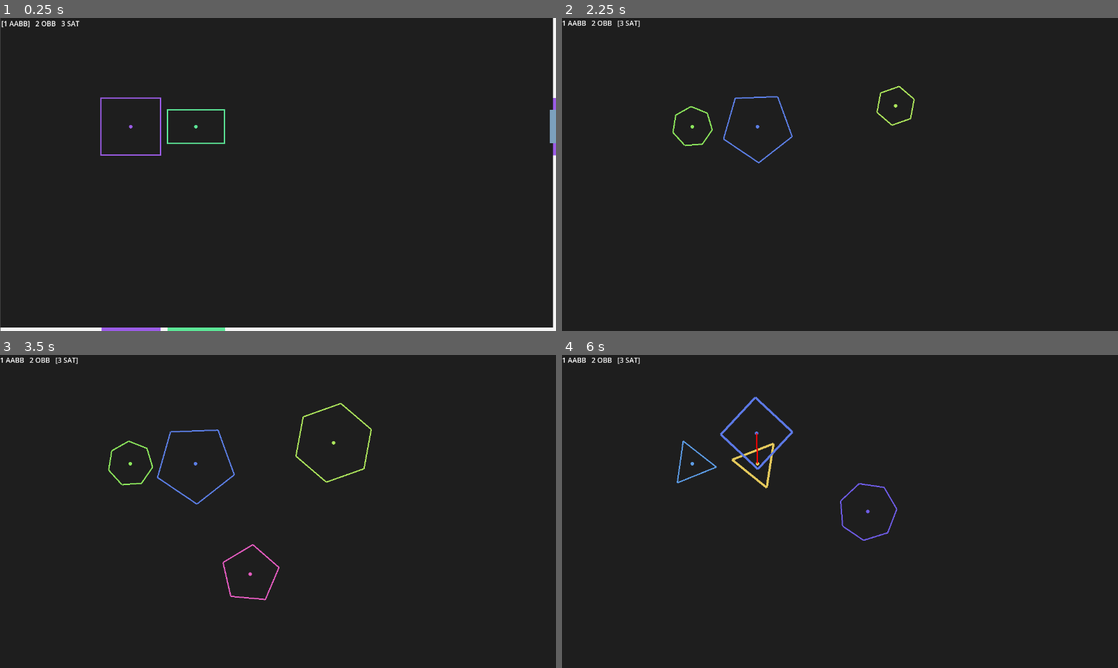
Above: before the commit, frames 1-4 (two rows, left to right).
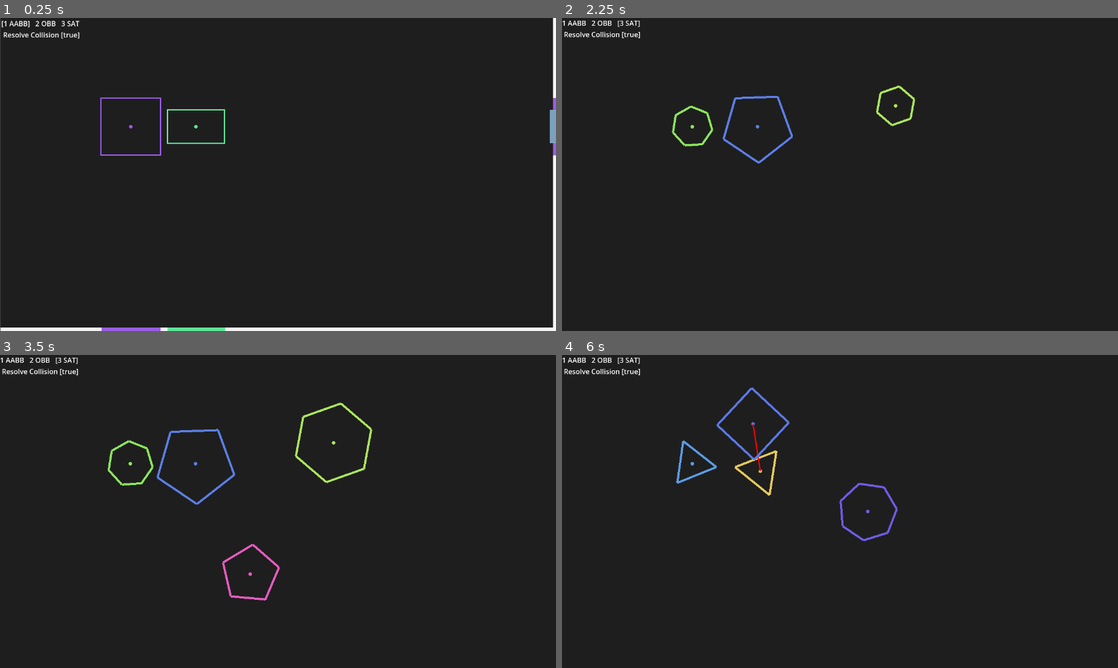
Above: after the commit, the same moments.

Repository: pieandcoffe/physicsim
Game: Godot game, scene res://scn/aabb.tscn
The game is run twice, just before and just after one commit, with the same random seed, the same clock (stepped at 60 frames per second) and the same inputs.
Inputs (mouse positions are in pixels of both pictures, inside the frame that each line leads up to):
- Up to frame 1 (0.25 s): no input
- Up to frame 2 (2.25 s): tap Enter at 0.5 s; move the mouse to (962, 158) at 0.52 s; tap 1 at 0.6 s; click (962, 158) at 0.67 s; tap Space at 0.77, 1.07, 2 s; tap 2 at 0.8 s; drag from (728, 190) to (812, 237) at 1.27 s; move the mouse to (895, 105) at 2.02 s; hold Space from 2.03 s (still down); tap 3 at 2.1 s; click (895, 105) at 2.17 s
- Up to frame 3 (3.5 s): release Space at 2.75 s; drag from (250, 574) to (111, 464) at 2.77 s
- Up to frame 4 (6 s): tap Enter at 3.5 s; move the mouse to (1006, 558) at 3.52 s; tap 1 at 3.6 s; click (1006, 558) at 3.67 s; tap Space at 3.77, 4.07, 5 s; tap 2 at 3.8 s; drag from (673, 464) to (756, 433) at 4.27 s; move the mouse to (867, 511) at 5.02 s; hold Space 5.03-5.75 s; tap 3 at 5.1 s; click (867, 511) at 5.17 s; drag from (756, 433) to (728, 527) at 5.77 s

The runs differ from the first frame. In frame 1, 0.1% of the frame differs, in the area x 0-15%, y 4-7%; in frame 2, 0.5%; in frame 3, 0.8%; in frame 4, 1.4%, in the area x 0-61%, y 4-60%.

Commit message:
feat: collision resolution

Diff:
--- a/src/aabb_detection.gd
+++ b/src/aabb_detection.gd
@@ -4,35 +4,23 @@
 
 func _on_ready_custom() -> void:
 	var a = AABBShape.new(Vector2(300, 250))
-	a.init()
+	a.spawn()
 	add_child(a)
 
 	var b = AABBShape.new(Vector2(450, 250))
-	b.init()
+	b.spawn()
 	add_child(b)
 
 	collision_shapes.append(a)
 	collision_shapes.append(b)
 
-func aabb_overlap(a: AABBShape, b: AABBShape) -> bool:
-	if a.get_max().x < b.get_min().x: return false
-	if b.get_max().x < a.get_min().x: return false
-	if a.get_max().y < b.get_min().y: return false
-	if b.get_max().y < a.get_min().y: return false
-	return true
-
 func _spawn_collision_shape(p_position: Vector2) -> CollisionShape:
 	var s = AABBShape.new(p_position)
-	s.init()
+	s.spawn()
 	return s
 
-func _shapes_collide(a: CollisionShape, b: CollisionShape) -> bool:
-	if a is AABBShape and b is AABBShape:
-		return aabb_overlap(a, b)
-	return false
-
 func _update_label() -> void:
-	label.text = "[1 AABB]   2 OBB   3 SAT"
+	label.text = "[1 AABB]   2 OBB   3 SAT\n Resolve Collision [%s]" % resolve_collisions_enabled
 
 func _draw() -> void:
 	var axis_col = Color.WHITE_SMOKE
--- a/src/aabb_shape.gd
+++ b/src/aabb_shape.gd
@@ -7,9 +7,6 @@
 		queue_redraw()
 
 var _target_half_extents: Vector2
-
-func init() -> void:
-	self._play_spawn_tween()
 
 func _init(p_position: Vector2) -> void:
 	self.position = p_position
@@ -21,7 +18,7 @@
 	self.mass = self._target_half_extents.x
 
 
-func _play_spawn_tween() -> void:
+func spawn() -> void:
 	var tween = create_tween()
 	tween.set_ease(Tween.EASE_OUT)
 	tween.set_trans(Tween.TRANS_BACK)
@@ -48,11 +45,44 @@
 func get_rect() -> Rect2:
 	return Rect2(get_min(), half_extents * 2)
 
-func get_mtv(other: AABBShape) -> Vector2:
-	return Vector2()
+func overlap(other: CollisionShape) -> bool:
+	if other is not CollisionShape:
+		return false
+
+	if self.get_max().x < other.get_min().x: return false
+	if other.get_max().x < self.get_min().x: return false
+	if self.get_max().y < other.get_min().y: return false
+	if other.get_max().y < self.get_min().y: return false
+
+	return true
+
+func get_mtv(other: CollisionShape) -> Vector2:
+	if not overlap(other):
+		return Vector2.ZERO
+
+	var a_min = get_min()
+	var a_max = get_max()
+	var b_min = other.get_min()
+	var b_max = other.get_max()
+
+	# 1. Compute overlap distances on each axis
+	var overlap_x = min(a_max.x - b_min.x, b_max.x - a_min.x)
+	var overlap_y = min(a_max.y - b_min.y, b_max.y - a_min.y)
+
+	# 2. Choose the axis with the smallest overlap - minimum translation vector
+	if abs(overlap_x) < abs(overlap_y):
+		# Push left or right
+		if a_max.x > b_max.x:
+			overlap_x = -overlap_x
+		return Vector2(overlap_x, 0)
+	else:
+		# Push up or down
+		if a_max.y > b_max.y:
+			overlap_y = -overlap_y
+		return Vector2(0, overlap_y)
 
 func _draw_shape() -> void:
 	var local_rect = Rect2(-half_extents, half_extents * 2)
 	var shape_color = self.color
-	var width = 5.0 if overlap else 3.0
+	var width = 5.0 if self.overlapping else 3.0
 	draw_rect(local_rect, shape_color, false, width)
--- a/src/collision_detection.gd
+++ b/src/collision_detection.gd
@@ -7,6 +7,8 @@
 var speed: float = 120.0
 var rot_speed: float = 1.5
 var collision_shapes: Array[CollisionShape] = []
+
+var resolve_collisions_enabled : bool = true
 
 # nav
 const nav = preload("res://scn/nav.tscn")
@@ -37,7 +39,8 @@
 	queue_redraw()
 
 func _handle_input(_delta: float) -> void:
-	pass
+	if Input.is_key_pressed(KEY_SPACE):
+		resolve_collisions_enabled = not resolve_collisions_enabled
 
 func _input(event: InputEvent) -> void:
 	if event is InputEventMouseButton and event.button_index == MOUSE_BUTTON_LEFT and event.is_pressed():
@@ -63,22 +66,21 @@
 
 func _update_collision_state() -> void:
 	for shape in collision_shapes:
-		shape.overlap = false
+		shape.overlapping = false
 		shape.overlap_shapes.clear()
 
 	for i in range(collision_shapes.size()):
 		for j in range(i + 1, collision_shapes.size()):
 			var a = collision_shapes[i]
 			var b = collision_shapes[j]
-			if _shapes_collide(a, b):
-				a.overlap = true
-				b.overlap = true
+			if a.overlap(b):
+				a.overlapping = true
+				b.overlapping = true
 				a.overlap_shapes.append(b)
 				b.overlap_shapes.append(a)
-				a.resolve_collision(b, a.get_mtv(b))
 
-func _shapes_collide(_a: CollisionShape, _b: CollisionShape) -> bool:
-	return false
+				if resolve_collisions_enabled:
+					a.resolve_collision(b)
 
 func _queue_redraws() -> void:
 	for shape in collision_shapes:
--- a/src/collision_shape.gd
+++ b/src/collision_shape.gd
@@ -8,8 +8,8 @@
 var velocity: Vector2 = Vector2.ZERO
 var mass: float = 0
 
-var overlap: bool = false
-var overlap_shapes: Array[CollisionShape] = []
+var overlapping : bool = false
+var overlap_shapes : Array[CollisionShape] = []
 
 var _dragging := false
 var _rotating := false
@@ -43,8 +43,53 @@
 func _is_point_inside(_local: Vector2) -> bool:
 	return false
 
-func resolve_collision(other: CollisionShape, mtv: Vector2) -> void:
-	pass
+func overlap(_other: CollisionShape) -> bool:
+	return false
+
+func get_mtv(_other: CollisionShape) -> Vector2:
+	return Vector2()
+
+func resolve_collision(other: CollisionShape) -> void:
+	# 1. Separate shapes using MTV
+	# MTV points from THIS shape toward OTHER shape.
+	var inv_mass_a := get_inv_mass()
+	var inv_mass_b := other.get_inv_mass()
+	var inv_mass_sum := inv_mass_a + inv_mass_b
+
+	var mtv =  self.get_mtv(other)
+
+	if inv_mass_sum == 0:
+		return  # both static
+
+	# Move each shape out of penetration
+	position -= mtv * (inv_mass_a / inv_mass_sum)
+	other.position += mtv * (inv_mass_b / inv_mass_sum)
+
+	# 2. Compute collision normal
+	var normal := mtv.normalized()
+
+	# 3. Relative velocity
+	var relative_vel := velocity - other.velocity
+
+	# 4. Relative velocity along the normal
+	var vel_along_normal := relative_vel.dot(normal)
+
+	if vel_along_normal > 0:
+		return
+
+	# 5. Compute restitution
+	var e = min(restitution, other.restitution)
+
+	# 6. Compute impulse scalar
+	var j = -(1.0 + e) * vel_along_normal
+	j /= inv_mass_sum
+
+	# 7. Apply impulse
+	var impulse = normal * j
+
+	velocity += impulse * inv_mass_a
+	other.velocity -= impulse * inv_mass_b
+
 
 func get_inv_mass() -> float:
 	return 0.0 if mass <= 0.0 else 1.0 / mass
--- a/src/obb_detection.gd
+++ b/src/obb_detection.gd
@@ -3,54 +3,23 @@
 
 func _on_ready_custom() -> void:
 	var a = OBBShape.new(Vector2(300, 250))
-	a.init()
+	a.spawn()
 	add_child(a)
 
 	var b = OBBShape.new(Vector2(450, 250))
-	b.init()
+	b.spawn()
 	add_child(b)
 
 	collision_shapes.append(a)
 	collision_shapes.append(b)
 
-func project_corners(corners: Array, axis: Vector2) -> Vector2:
-	var min_p := INF
-	var max_p := -INF
-
-	for c in corners:
-		var p : float = c.dot(axis)
-		min_p = min(min_p, p)
-		max_p = max(max_p, p)
-
-	return Vector2(min_p, max_p)
-
-func obb_overlap(a: OBBShape, b: OBBShape) -> bool:
-	var corners_a := a.get_corner_positions()
-	var corners_b := b.get_corner_positions()
-	var axes_a := a.get_axes()
-	var axes_b := b.get_axes()
-
-	for axis in [axes_a[0], axes_b[0], axes_a[1], axes_b[1]]:
-		var proj_a := project_corners(corners_a, axis)
-		var proj_b := project_corners(corners_b, axis)
-		if proj_a.y < proj_b.x or proj_b.y < proj_a.x:
-			return false
-
-	return true
-
 func _spawn_collision_shape(p_position: Vector2) -> CollisionShape:
 	var s = OBBShape.new(p_position)
-	s.init()
-	print(s.to_string())
+	s.spawn()
 	return s
 
-func _shapes_collide(a: CollisionShape, b: CollisionShape) -> bool:
-	if a is OBBShape and b is OBBShape:
-		return obb_overlap(a, b)
-	return false
-
 func _update_label() -> void:
-	label.text = "1 AABB   [2 OBB]   3 SAT"
+	label.text = "1 AABB   [2 OBB]   3 SAT\n Resolve Collision [%s]" % resolve_collisions_enabled
 
 func _draw() -> void:
 	pass
--- a/src/obb_shape.gd
+++ b/src/obb_shape.gd
@@ -58,3 +58,59 @@
 
 func _get_corner_radius() -> float:
 	return CORNER_RATIO * min(half_extents.x, half_extents.y)
+
+func project_corners(corners: Array, axis: Vector2) -> Vector2:
+	var min_p := INF
+	var max_p := -INF
+
+	for c in corners:
+		var p : float = c.dot(axis)
+		min_p = min(min_p, p)
+		max_p = max(max_p, p)
+
+	return Vector2(min_p, max_p)
+
+func overlap(other: CollisionShape) -> bool:
+	if other is not OBBShape:
+		return false
+
+	var corners_a := self.get_corner_positions()
+	var corners_b := other.get_corner_positions()
+	var axes_a := self.get_axes()
+	var axes_b := other.get_axes()
+
+	for axis in [axes_a[0], axes_b[0], axes_a[1], axes_b[1]]:
+		var proj_a := project_corners(corners_a, axis)
+		var proj_b := project_corners(corners_b, axis)
+		if proj_a.y < proj_b.x or proj_b.y < proj_a.x:
+			return false
+
+	return true
+
+func get_mtv(other: CollisionShape) -> Vector2:
+	if not overlap(other):
+		return Vector2.ZERO
+
+	var corners_a := self.get_corner_positions()
+	var corners_b := other.get_corner_positions()
+	var axes_a := self.get_axes()
+	var axes_b := other.get_axes()
+
+	var min_overlap := INF
+	var mtv_axis := Vector2.ZERO
+
+	for axis in [axes_a[0], axes_a[1], axes_b[0], axes_b[1]]:
+		var proj_a := project_corners(corners_a, axis)
+		var proj_b := project_corners(corners_b, axis)
+
+		var overlap_amount: float = min(proj_a.y, proj_b.y) - max(proj_a.x, proj_b.x)
+
+		if overlap_amount < min_overlap:
+			min_overlap = overlap_amount
+			mtv_axis = axis
+
+	# ensure axis points from self to other
+	if (other.global_position - self.global_position).dot(mtv_axis) < 0:
+		mtv_axis = -mtv_axis
+
+	return mtv_axis * min_overlap
--- a/src/sat_detection.gd
+++ b/src/sat_detection.gd
@@ -4,46 +4,20 @@
 
 func _on_ready_custom() -> void:
 	var a = SATShape.new(Vector2(300, 250))
-	a.init()
+	a.spawn()
 	add_child(a)
 
 	var b = SATShape.new(Vector2(450, 250))
-	b.init()
+	b.spawn()
 	add_child(b)
 
 	collision_shapes.append(a)
 	collision_shapes.append(b)
 
-func sat_overlap(a: SATShape, b: SATShape) -> bool:
-	var axes = a.get_axes() + b.get_axes()
-	var corners_a = a.get_corner_positions()
-	var corners_b = b.get_corner_positions()
-
-	for axis in axes:
-		var min_a = INF; var max_a = -INF
-		var min_b = INF; var max_b = -INF
-
-		for c in corners_a:
-			var p = c.dot(axis)
-			min_a = min(min_a, p); max_a = max(max_a, p)
-		for c in corners_b:
-			var p = c.dot(axis)
-			min_b = min(min_b, p); max_b = max(max_b, p)
-
-		if max_a < min_b or max_b < min_a:
-			return false
-
-	return true
-
 func _spawn_collision_shape(p_position: Vector2) -> CollisionShape:
 	var s = SATShape.new(p_position)
-	s.init()
+	s.spawn()
 	return s
 
-func _shapes_collide(a: CollisionShape, b: CollisionShape) -> bool:
-	if a is SATShape and b is SATShape:
-		return sat_overlap(a, b)
-	return false
-
 func _update_label() -> void:
-	label.text = "1 AABB   2 OBB   [3 SAT]"
+	label.text = "1 AABB   2 OBB   [3 SAT]\n Resolve Collision [%s]" % resolve_collisions_enabled
--- a/src/sat_shape.gd
+++ b/src/sat_shape.gd
@@ -14,7 +14,7 @@
 	self._target_extents = randi_range(32, 96)
 	self.extents = 0.0
 
-func _play_spawn_tween() -> void:
+func spawn() -> void:
 	var tween = create_tween()
 	tween.set_ease(Tween.EASE_OUT)
 	tween.set_trans(Tween.TRANS_BACK)
@@ -53,14 +53,38 @@
 
 func get_axes() -> Array:
 	var corners : Array = _get_local_corners()
-
+	axes = []
 	for i in range(corners.size()):
 		var current = global_transform * corners[i]
 		var next = global_transform * corners[(i + 1) % corners.size()]
 		var edge = next - current
-		axes.append(edge.orthogonal().normalized())
+		if edge.length_squared() > 0.0001:
+			axes.append(edge.orthogonal().normalized())
+	return axes
 
-	return axes
+func overlap(other: CollisionShape) -> bool:
+	if other is not SATShape:
+		return false
+
+	var shapes_axes = self.get_axes() + other.get_axes()
+	var corners_a = self.get_corner_positions()
+	var corners_b = other.get_corner_positions()
+
+	for axis in shapes_axes:
+		var min_a = INF; var max_a = -INF
+		var min_b = INF; var max_b = -INF
+
+		for c in corners_a:
+			var p = c.dot(axis)
+			min_a = min(min_a, p); max_a = max(max_a, p)
+		for c in corners_b:
+			var p = c.dot(axis)
+			min_b = min(min_b, p); max_b = max(max_b, p)
+
+		if max_a < min_b or max_b < min_a:
+			return false
+
+	return true
 
 func _draw_shape() -> void:
 	var corners : Array = _get_local_corners()
@@ -70,3 +94,30 @@
 		var current = corners[i]
 		var next = corners[(i + 1) % corners.size()]
 		draw_line(current, next, shape_color, width)
+
+func get_mtv(other: CollisionShape) -> Vector2:
+	if other is not SATShape:
+		return Vector2.ZERO
+	if not overlap(other):
+		return Vector2.ZERO
+
+	var corners_a := self.get_corner_positions()
+	var corners_b := other.get_corner_positions()
+	var shapes_axes := self.get_axes() + other.get_axes()
+
+	var min_overlap := INF
+	var mtv_axis := Vector2.ZERO
+
+	for axis in shapes_axes:
+		var proj_a := project_corners(corners_a, axis)
+		var proj_b := project_corners(corners_b, axis)
+		var overlap_amount: float = min(proj_a.y, proj_b.y) - max(proj_a.x, proj_b.x)
+		if overlap_amount < min_overlap:
+			min_overlap = overlap_amount
+			mtv_axis = axis
+
+	# ensure axis points from self to other
+	if (other.global_position - self.global_position).dot(mtv_axis) < 0:
+		mtv_axis = -mtv_axis
+
+	return mtv_axis * min_overlap
Not shown, removed: utils/server.py
